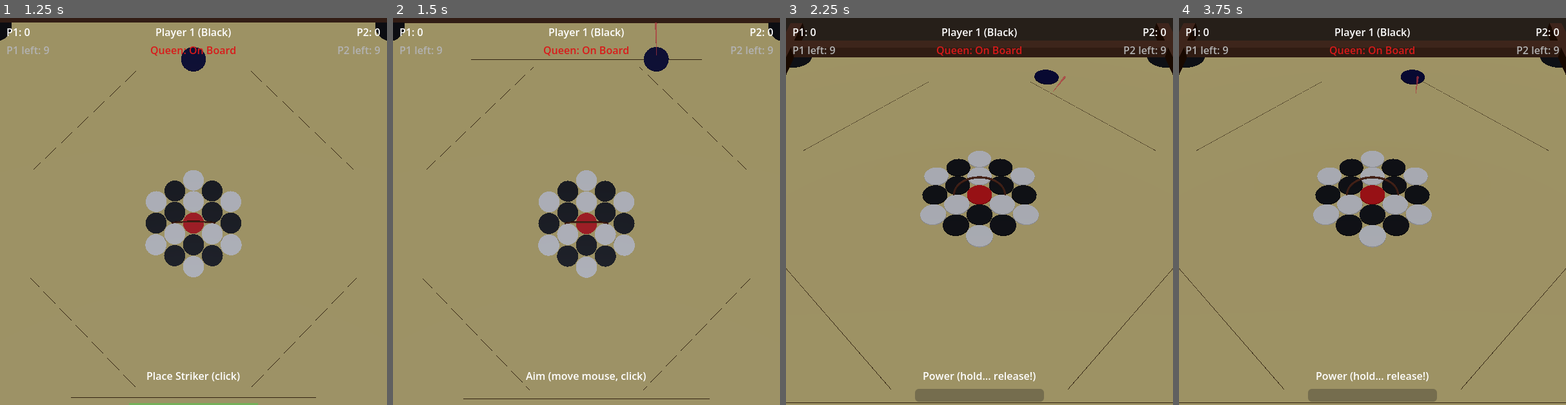
Above: before the commit, frames 1-4 (left to right).
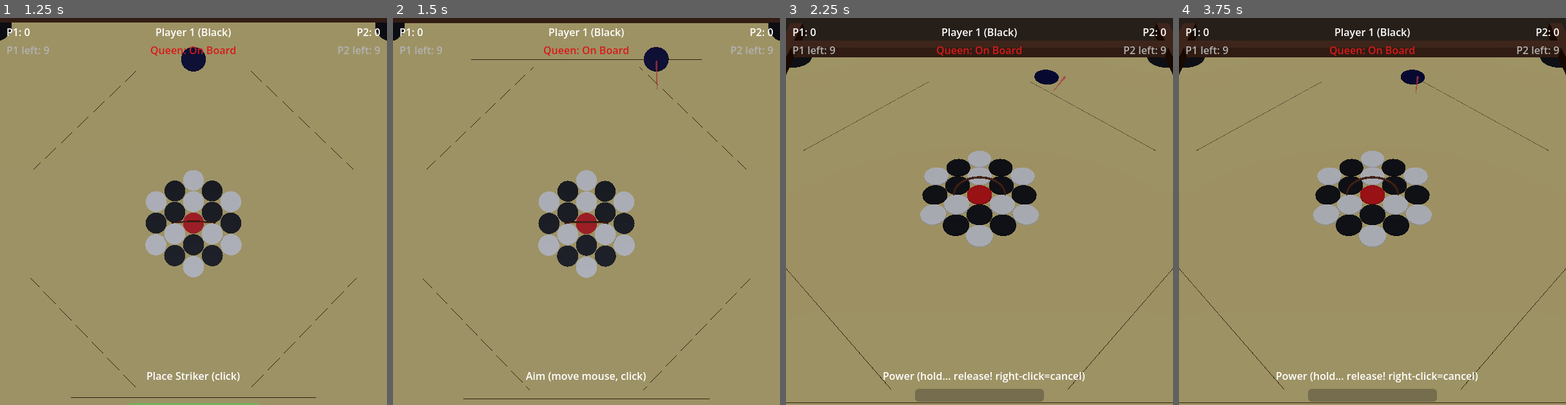
Above: after the commit, the same moments.

Repository: sidtheone/Carrom
Game: Godot game, scene res://scenes/main_menu.tscn
Two runs of this game, one before a commit and one after it. Both use one fixed random seed, a clock stepped at 60 frames per second and the inputs below.
Inputs (mouse positions are in pixels of both pictures, inside the frame that each line leads up to):
- Up to frame 1 (1.25 s): click "Play" at 0.5 s
- Up to frame 2 (1.5 s): tap Enter at 1.25 s; move the mouse to (671, 192) at 1.27 s; click (671, 192) at 1.42 s
- Up to frame 3 (2.25 s): move the mouse to (902, 230) at 2.02 s; click (902, 230) at 2.17 s
- Up to frame 4 (3.75 s): tap R (reset_board) at 2.75 s; move the mouse to (1411, 126) at 2.77 s; click (1411, 126) at 2.92 s; move the mouse to (1353, 288) at 3.52 s; click (1353, 288) at 3.67 s

Frame 1 is identical in both runs. In frame 2, less than 0.1% of the frame differs, in the area x 67-69%, y 1-19%; in frame 3, 0.5%, in the area x 25-78%, y 91-95%; in frame 4, 0.5%.
Error in both runs: Invalid access to property or key 'visible' on a base object of type 'previously freed'. (res://scripts/hud.gd:120)

Commit message:
Fix 5 gameplay bugs: P2 input, striker pocket, aim cone, drift, cancel
1. P2 placement inversion: negate world_x when P2's camera is flipped 180°
2. Striker pocketed: now hidden, frozen, teleported off-board immediately;
   restored to next player's baseline in _handle_foul
3. Aim cone direction: initial position offset toward +Z so tip points
   in shoot direction instead of backward
4. Returned piece drift: spread pieces in a ring pattern with increasing
   radius to prevent overlap at center
5. Power cancel: right-click in POWER state cancels back to AIM

Co-Authored-By: Claude Opus 4.6 (1M context) <noreply@anthropic.com>

Diff:
--- a/godot/scripts/game_manager.gd
+++ b/godot/scripts/game_manager.gd
@@ -167,6 +167,7 @@
 
 
 func _resolve_turn() -> void:
+	_return_count = 0
 	# Check for fouls
 	if striker_pocketed:
 		foul_committed.emit(current_player, "Striker pocketed!")
@@ -200,7 +201,10 @@
 
 
 func _handle_foul() -> void:
-	# Reset striker
+	# Reset striker to baseline
+	var next_player := 2 if current_player == 1 else 1
+	var placement_z: float = PLACEMENT_Y if next_player == 1 else -PLACEMENT_Y
+	striker.global_position = Vector3(0, 0.02, placement_z)
 	striker.linear_velocity = Vector3.ZERO
 	striker.angular_velocity = Vector3.ZERO
 	striker.freeze = true
@@ -218,13 +222,19 @@
 	_switch_turn()
 
 
+var _return_count: int = 0
+
 func _return_piece_to_center(piece: RigidBody3D) -> void:
-	var offset := Vector3(randf_range(-0.1, 0.1), 0.0, randf_range(-0.1, 0.1))
+	# Spread returned pieces in a ring to avoid overlap and drift
+	var angle := _return_count * PI * 2.0 / 3.0 + randf_range(-0.3, 0.3)
+	var dist := 0.2 + _return_count * 0.15
+	var offset := Vector3(cos(angle) * dist, 0.0, sin(angle) * dist)
 	piece.global_position = Vector3(0, 0.02, 0) + offset
 	piece.linear_velocity = Vector3.ZERO
 	piece.angular_velocity = Vector3.ZERO
 	piece.visible = true
 	piece.freeze = false
+	_return_count += 1
 
 
 func _return_opponent_pieces() -> void:
@@ -295,7 +305,9 @@
 		striker_pocketed = true
 		body.linear_velocity = Vector3.ZERO
 		body.angular_velocity = Vector3.ZERO
-		# Don't hide striker, just mark it
+		body.freeze = true
+		body.visible = false
+		body.global_position = Vector3(0, -10, 0)
 		return
 
 	body.visible = false
--- a/godot/scripts/hud.gd
+++ b/godot/scripts/hud.gd
@@ -20,7 +20,7 @@
 const STATE_NAMES := {
 	GameManager.State.PLACE_STRIKER: "Place Striker (click)",
 	GameManager.State.AIM: "Aim (move mouse, click)",
-	GameManager.State.POWER: "Power (hold... release!)",
+	GameManager.State.POWER: "Power (hold... release! right-click=cancel)",
 	GameManager.State.SIMULATION: "Simulating...",
 }
 
--- a/godot/scripts/striker.gd
+++ b/godot/scripts/striker.gd
@@ -18,9 +18,9 @@
 	cone.bottom_radius = 0.02
 	cone.height = 0.6
 	_aim_indicator.mesh = cone
-	# Rotate so it points along Z
+	# Rotate so tip points toward +Z (shoot direction for P1)
 	_aim_indicator.rotation.x = deg_to_rad(90)
-	_aim_indicator.position = Vector3(0, 0.03, -0.35)
+	_aim_indicator.position = Vector3(0, 0.03, 0.35)
 
 	var mat := StandardMaterial3D.new()
 	mat.albedo_color = Color(1, 0.3, 0.3, 0.7)
@@ -61,6 +61,9 @@
 		var screen_w: float = viewport.get_visible_rect().size.x
 		# Map screen X [0, screen_w] → world X [-3.7, 3.7] then clamp to placement zone
 		var world_x: float = (mouse_x - screen_w / 2.0) / screen_w * 7.4
+		# P2's camera is rotated 180° — flip so mouse right = screen right
+		if GameManager.current_player == 2:
+			world_x = -world_x
 		GameManager.place_striker_at(world_x)
 
 	elif event is InputEventMouseButton:
@@ -85,7 +88,9 @@
 
 
 func _handle_power(event: InputEvent) -> void:
-	if event is InputEventMouseButton and event.button_index == MOUSE_BUTTON_LEFT:
+	if not event is InputEventMouseButton:
+		return
+	if event.button_index == MOUSE_BUTTON_LEFT:
 		if event.pressed:
 			# Hold to charge
 			GameManager.is_charging = true
@@ -94,6 +99,12 @@
 			# Release to fire (only if charging started)
 			if GameManager.is_charging:
 				GameManager.release_power()
+	elif event.button_index == MOUSE_BUTTON_RIGHT and event.pressed:
+		# Cancel back to AIM
+		GameManager.is_charging = false
+		GameManager.power = 0.0
+		AudioManager.stop_power_bar()
+		GameManager._set_state(GameManager.State.AIM)
 
 
 func _update_aim_visual() -> void:
